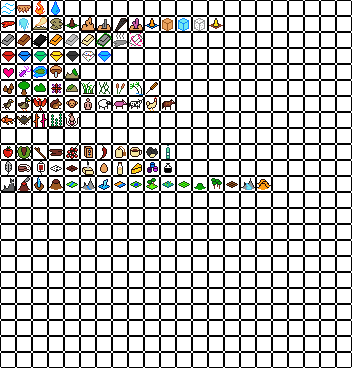
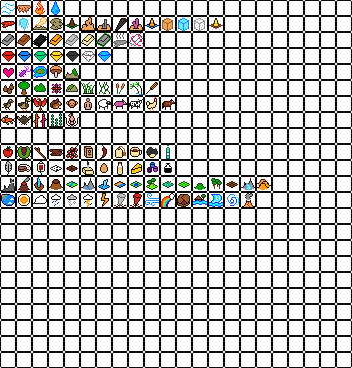
Before/after of a 352 x 368 layered artwork. What changed in the layer stack:
painted on "Elements" over [1, 193, 255, 207]
